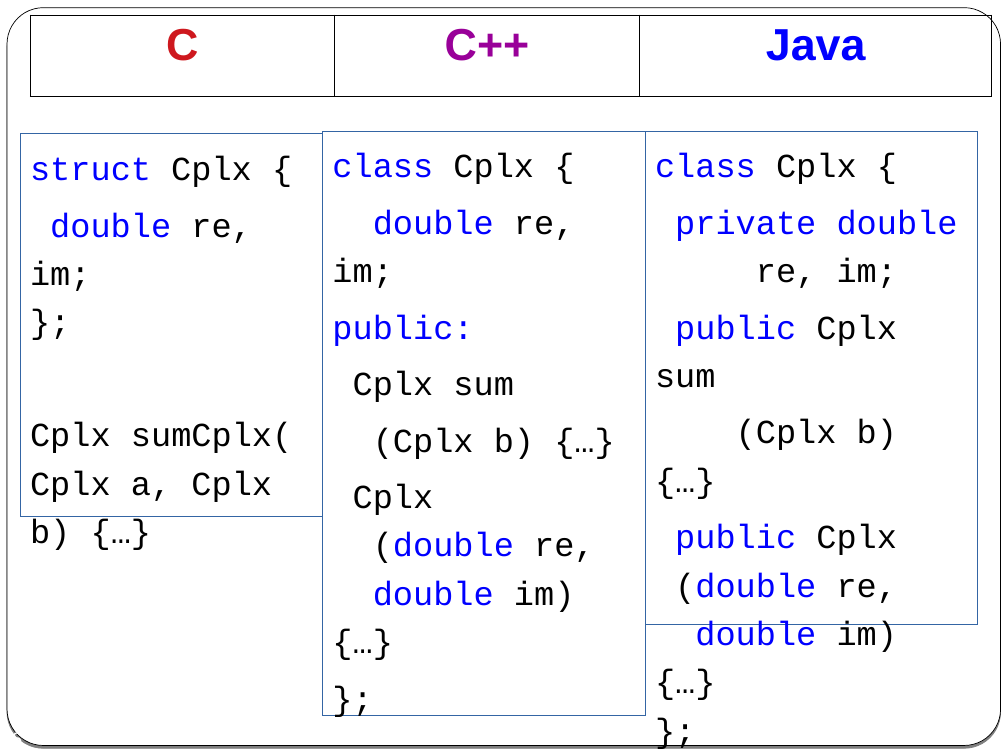
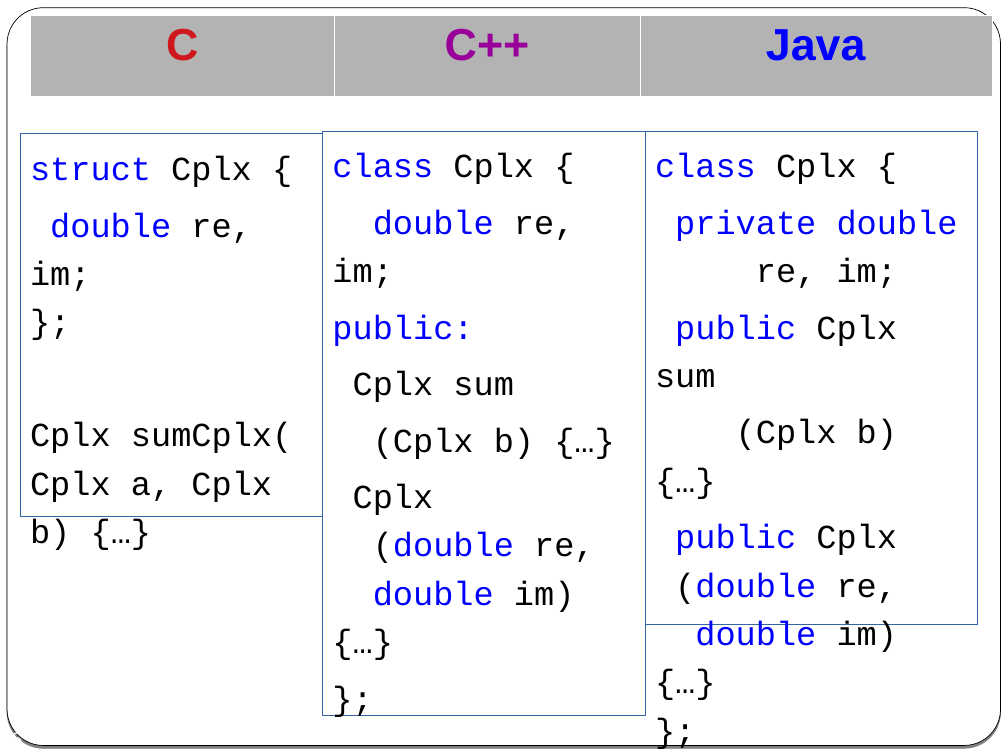
Before and after one commit to cpp-at-ariel/cpp-5779, a slide deck: slide 6 of 02-classes-constructors-destructors/slides-1-classes.odp. Drawn at 1008x756 pixels with LibreOffice and Linux fonts; fonts in the diff are those of the drawing. Boxes give left, top, right and bottom in pixels: in the first picture for what was removed or moved away, otherwise in the second. Text is boxed around its words. In the diff, an @@ line names an element or a change of style, - is before the commit and + after.

```diff
--- a/02-classes-constructors-destructors/slides-1-classes.odp
+++ b/02-classes-constructors-destructors/slides-1-classes.odp
@@ table at bbox=[30, 15, 992, 96] @@
@@ fill none to #B3B3B3 in row 1 @@
@@ borders changed @@
```
Also in this commit, not shown: 3 other slides changed, 9 other files.
